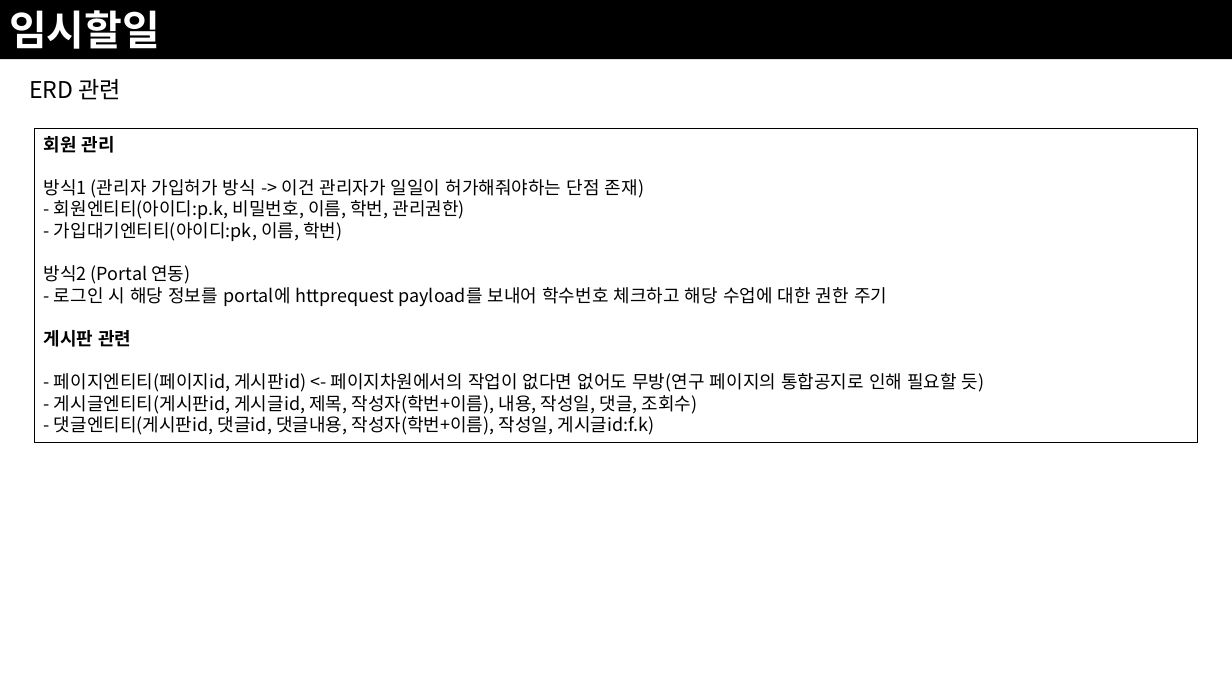
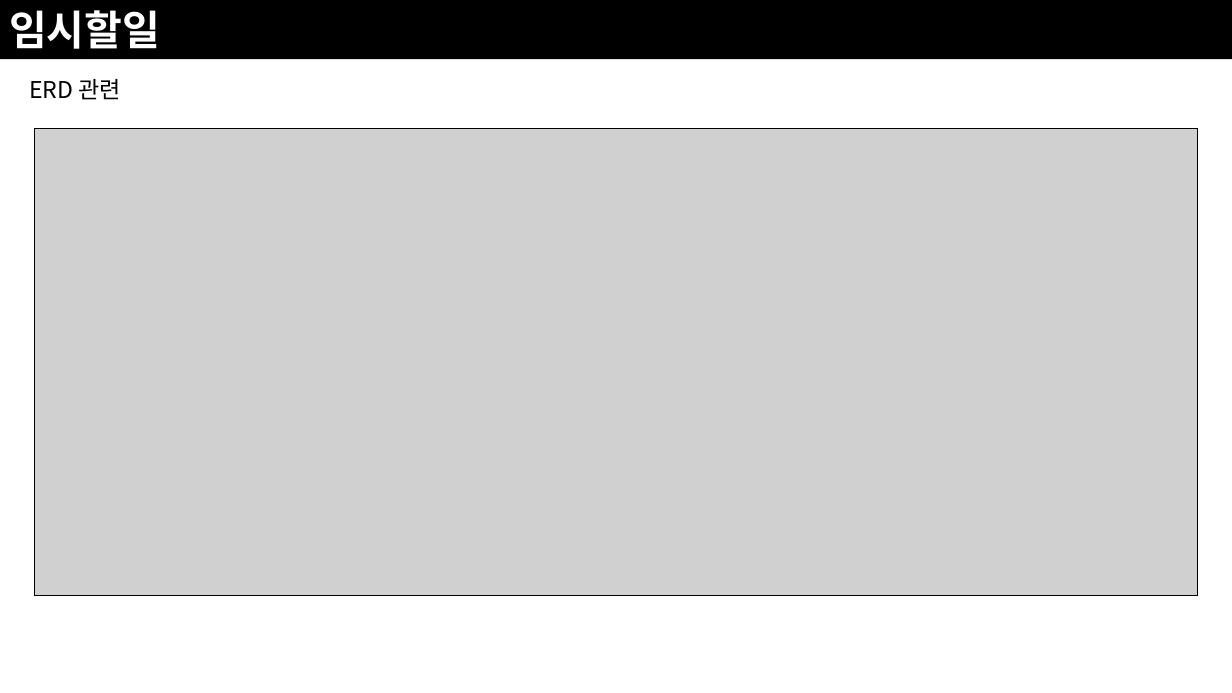
Before and after one commit to JoSihun/CGVR_Lab, a slide deck: slide 32 of documents/01_프로젝트_개발계획.pptx (slide 20 before the commit). Drawn at 1232x693 pixels with LibreOffice and Linux fonts; fonts in the diff are those of the drawing; grey boxes stand for pictures. Boxes give left, top, right and bottom in pixels: in the first picture for what was removed or moved away, otherwise in the second. Text is boxed around its words. In the diff, an @@ line names an element or a change of style, - is before the commit and + after.

```diff
--- a/documents/01_프로젝트_개발계획.pptx
+++ b/documents/01_프로젝트_개발계획.pptx
@@ rectangle removed at <box>34,128,1197,443</box> @@
-회원 관리
-방식1 (관리자 가입허가 방식 -> 이건 관리자가 일일이 허가해줘야하는 단점 존재)
-- 회원엔티티(아이디:p.k, 비밀번호, 이름, 학번, 관리권한)
-- 가입대기엔티티(아이디:pk, 이름, 학번)
-방식2 (Portal 연동)
-- 로그인 시 해당 정보를 portal에 httprequest payload를 보내어 학수번호 체크하고 해당 수업에 대한 권한 주기
-게시판 관련
-- 페이지엔티티(페이지id, 게시판id) <- 페이지차원에서의 작업이 없다면 없어도 무방(연구 페이지의 통합공지로 인해 필요할 듯)
-- 게시글엔티티(게시판id, 게시글id, 제목, 작성자(학번+이름), 내용, 작성일, 댓글, 조회수)
-- 댓글엔티티(게시판id, 댓글id, 댓글내용, 작성자(학번+이름), 작성일, 게시글id:f.k)
@@ picture added at <box>34,128,1197,595</box> @@
```
Also in this commit, not shown: 12 slides added, 1 other file.
